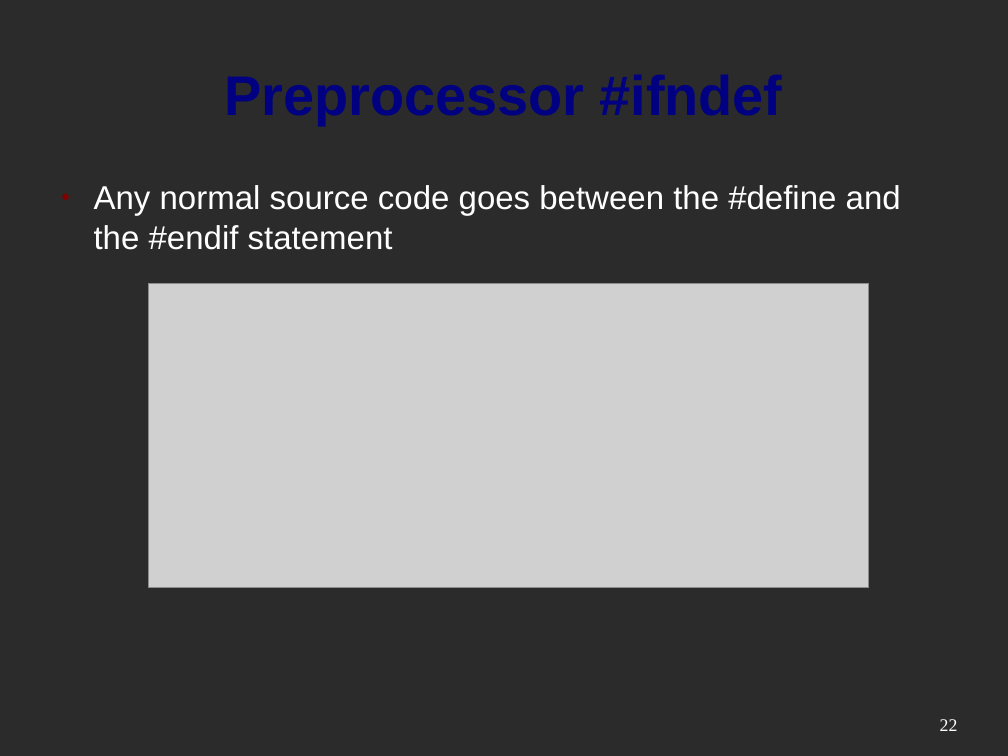
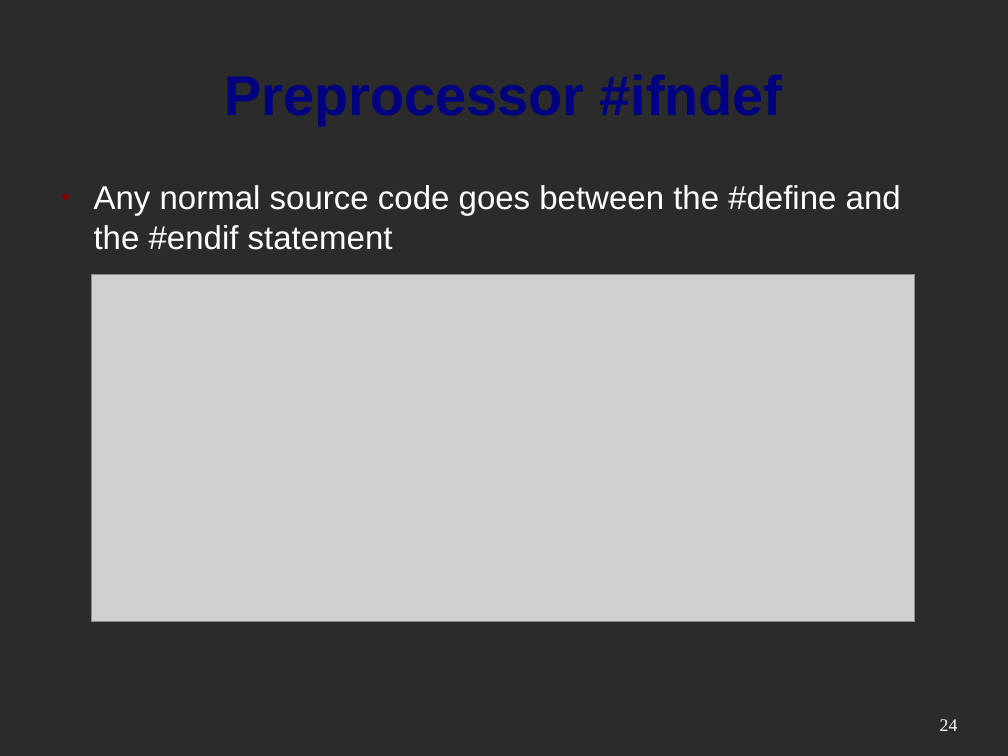
Before and after one commit to mactwist555/CPP-Course, a slide deck: slide 24 of Week 02/1 Classes.odp (slide 22 before the commit). Drawn at 1008x756 pixels with LibreOffice and Linux fonts; fonts in the diff are those of the drawing; grey boxes stand for pictures; background and template pictures are left out; a plain dark background stands for a picture behind light text. Boxes give left, top, right and bottom in pixels: in the first picture for what was removed or moved away, otherwise in the second. Text is boxed around its words. In the diff, an @@ line names an element or a change of style, - is before the commit and + after.

```diff
--- a/Week 02/1 Classes.odp
+++ b/Week 02/1 Classes.odp
@@ picture: place and size @@
-picture at [149, 284, 869, 587]
+picture at [91, 274, 916, 622]
@@ page number at [940, 719, 958, 731]: text changed @@
-22
+24
```
Also in this commit, not shown: 2 other slides changed, 2 slides added, 7 other files.
